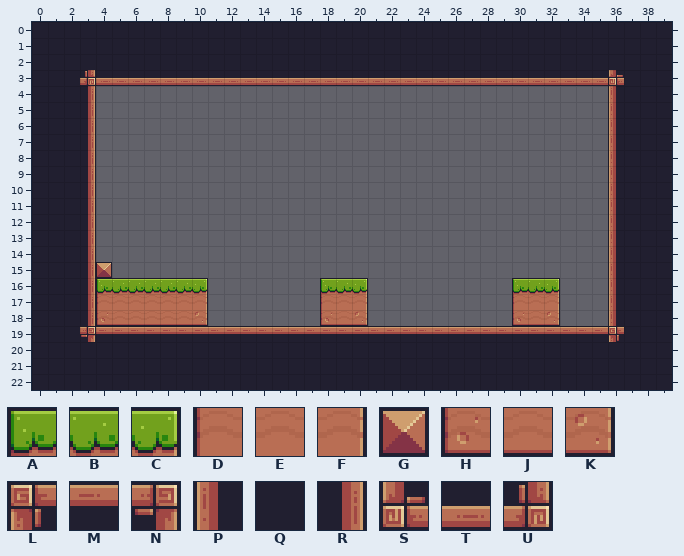
Tiled map -- assets/tiles/level-02.tmx. The picture above was drawn from the file before the commit.
Cells are 16x16 px. Shown: x 0..39, y 0..22.
Key: from "Pixel Adventure": A 6, B 7, C 8, D 28, E 29, F 30, G 34, H 50, J 51, K 52, L 88, M 89, N 90, P 110, Q 111, R 112, S 132, T 133, U 134.
_ is an empty cell.
Layer "Background" before, first column x 0:
 0 QQQQQQQQQQQQQQQQQQQQQQQQQQQQQQQQQQQQQQQQ
 1 QQQQQQQQQQQQQQQQQQQQQQQQQQQQQQQQQQQQQQQQ
 2 QQQQQQQQQQQQQQQQQQQQQQQQQQQQQQQQQQQQQQQQ
 3 QQQUTTTTTTTTTTTTTTTTTTTTTTTTTTTTTTTTSQQQ
 4 QQQR________________________________PQQQ
 5 QQQR________________________________PQQQ
 6 QQQR________________________________PQQQ
 7 QQQR________________________________PQQQ
 8 QQQR________________________________PQQQ
 9 QQQR________________________________PQQQ
10 QQQR________________________________PQQQ
11 QQQR________________________________PQQQ
12 QQQR________________________________PQQQ
13 QQQR________________________________PQQQ
14 QQQR________________________________PQQQ
15 QQQRG_______________________________PQQQ
16 QQQRABBBBBC_______ABC_________ABC___PQQQ
17 QQQRDEEEEEF_______DEF_________DEF___PQQQ
18 QQQRHJJJJJK_______HJK_________HJK___PQQQ
19 QQQNMMMMMMMMMMMMMMMMMMMMMMMMMMMMMMMMLQQQ
20 QQQQQQQQQQQQQQQQQQQQQQQQQQQQQQQQQQQQQQQQ
21 QQQQQQQQQQQQQQQQQQQQQQQQQQQQQQQQQQQQQQQQ
22 QQQQQQQQQQQQQQQQQQQQQQQQQQQQQQQQQQQQQQQQ
After:
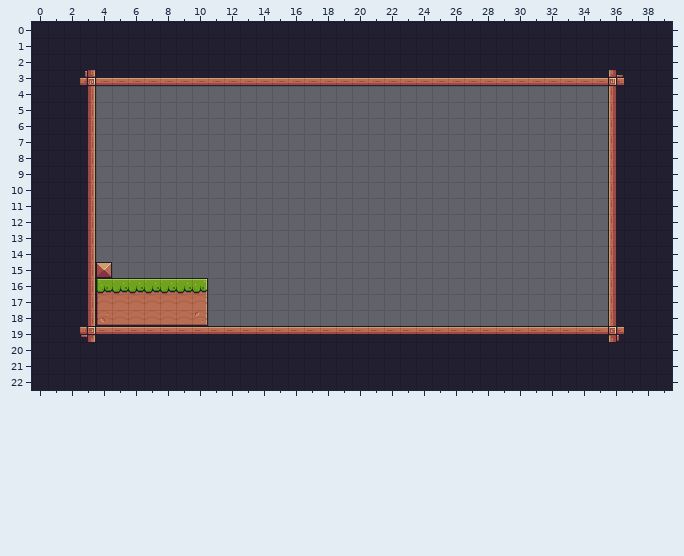
The exact change:
Changed rows in their new state; . is an unchanged cell.
Layer "Background":
first column x 18:
16 ___.........___
17 ___.........___
18 ___.........___
Boxes around the changes in both pictures, in picture pixels (x1, y1, x2, y2):
removed: (320, 278, 368, 326)
removed: (512, 278, 560, 326)
